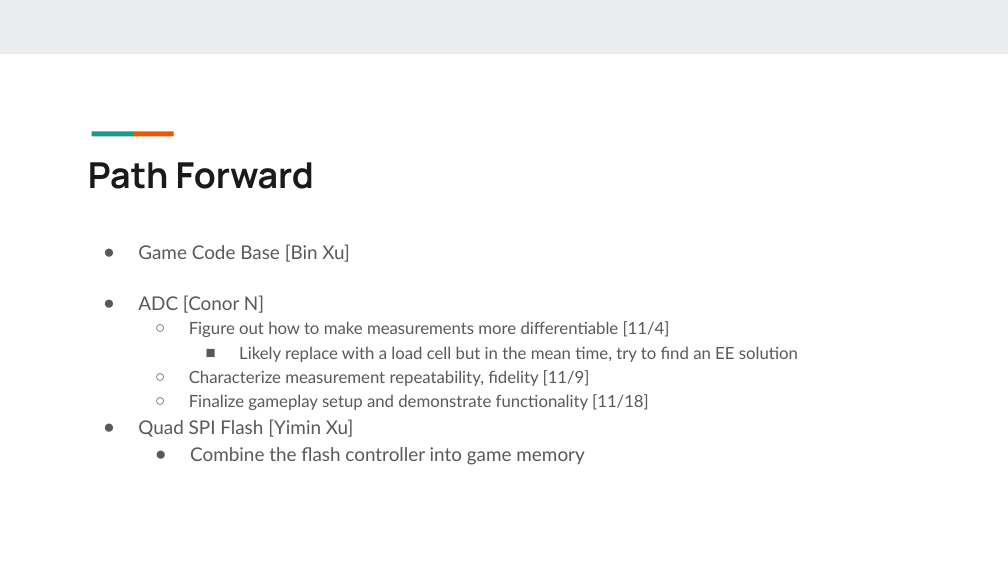
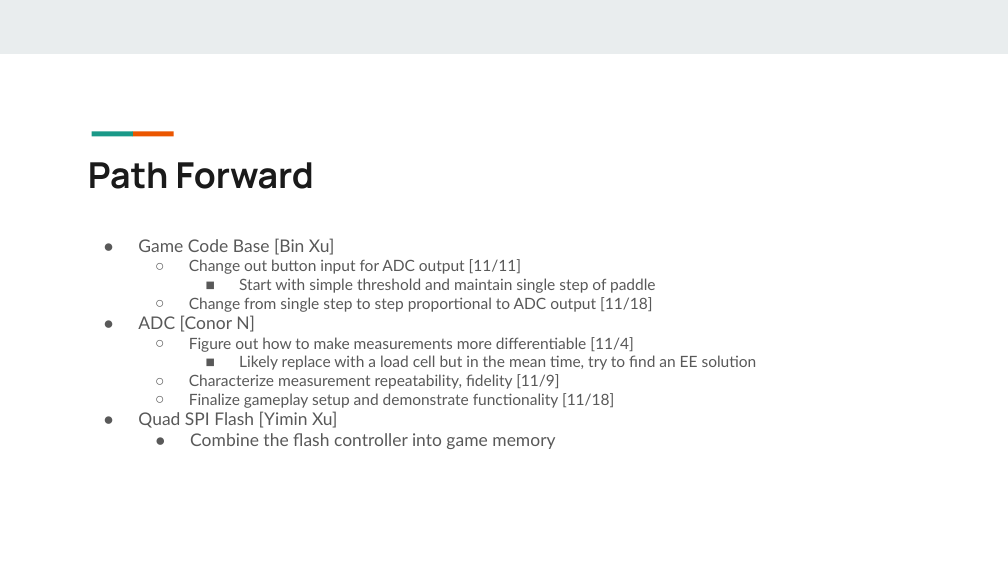
Before and after one commit to xu842251462/EC551_FinalProject, a slide deck: slide 13 of Presentations/EC551SecondProjectPresentation.pptx. Drawn at 1008x567 pixels with LibreOffice and Linux fonts; fonts in the diff are those of the drawing. Boxes give left, top, right and bottom in pixels: in the first picture for what was removed or moved away, otherwise in the second. Text is boxed around its words. In the diff, an @@ line names an element or a change of style, - is before the commit and + after.

```diff
--- a/Presentations/EC551SecondProjectPresentation.pptx
+++ b/Presentations/EC551SecondProjectPresentation.pptx
@@ text at (x1=138, y1=238, x2=757, y2=449): size 18 to 16.6 pt in "Game Code Base [Bin Xu]", "ADC [Conor N]", "Quad SPI Flash [Yimin Xu]", "Combine the flash controller into game memory"; size 16 to 14.8 pt in "Figure out how to make measurements more ...", "Likely replace with a load cell but ...", "Characterize measurement repeatability, fidelity [11/9]", "Finalize gameplay setup and demonstrate functionality [11/18 ..."; line spacing 1.15 to 0.95 @@
@@ text at (x1=189, y1=259, x2=656, y2=312): paragraphs added @@
+  ○ Change out button input for ADC output [11/11]
+    ■ Start with simple threshold and maintain single step of paddle
+  ○ Change from single step to step proportional to ADC output [11/18]
```
Also in this commit, not shown: 6 other slides changed.
